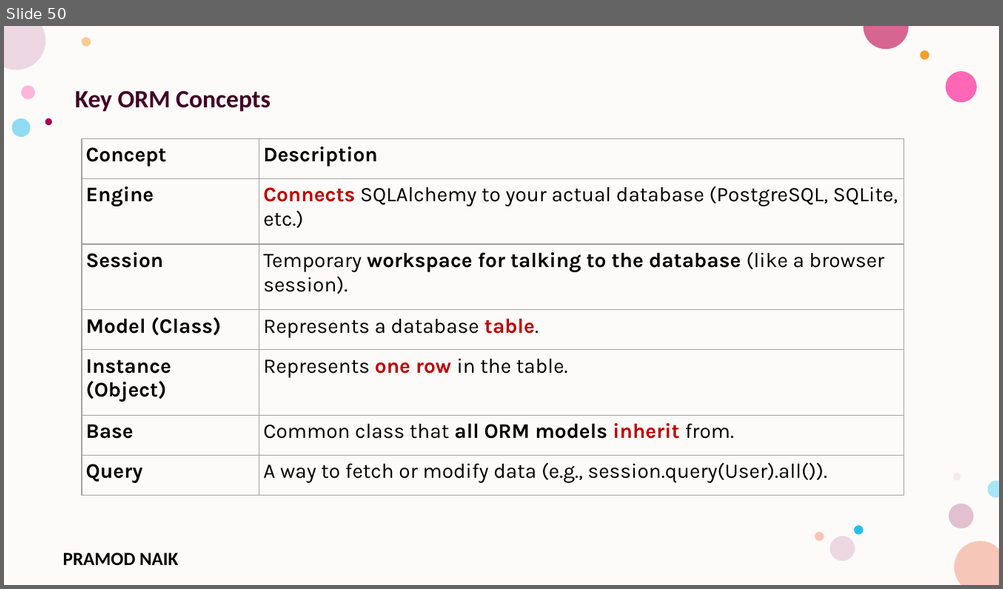
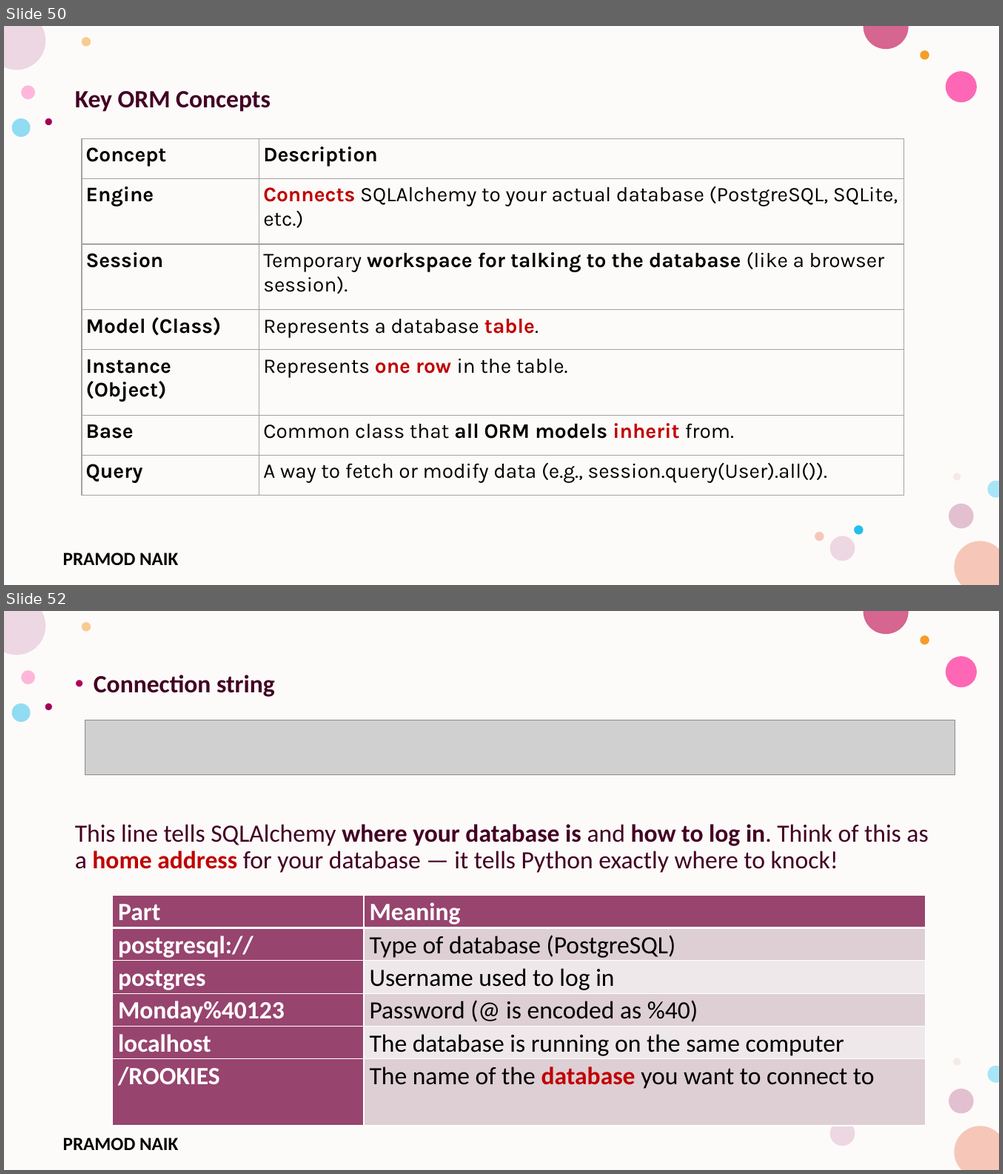
Before and after one commit to PRAMODNAIK-DEV/Backend-Dev-using-Python-FastAPI, a slide deck: FastAPI/FastAPI- Intermediate.pptx. Shown one above the other, each under a label of ours: slide 50 before the commit, slides 50 and 52 after it; the slides between them are not shown. The pictures are 1003x589 and 1003x1174 pixels, drawn with LibreOffice and Linux fonts; fonts in the diff are those of the drawing; grey boxes stand for pictures; background and template pictures are left out. Boxes give left, top, right and bottom in pixels: in the first picture for what was removed or moved away, otherwise in the second. Text is boxed around its words. In the diff, an @@ line names an element or a change of style, - is before the commit and + after.

Commit message:
FastAPI + PostgreSQL

```diff
--- a/FastAPI/FastAPI- Intermediate.pptx
+++ b/FastAPI/FastAPI- Intermediate.pptx
@@ slide 52 added at [4, 611, 999, 1170], background #FFFFFF; not listed: 17 template elements that a slide beside it also shows @@
@@ text added at [75, 675, 928, 873], 24 pt, text #420023 @@
+• Connection string
+This line tells SQLAlchemy where your database is and how to log in. Think of this as a home address for your database — it tells Python exactly where to knock!
@@ picture added at [85, 720, 955, 775] @@
@@ table added at [112, 895, 925, 1126], 6 rows, 2 columns @@
+Part | Meaning
+postgresql:// | Type of database (PostgreSQL)
+postgres | Username used to log in
+Monday%40123 | Password (@ is encoded as %40)
+localhost | The database is running on the same computer
+/ROOKIES | The name of the database you want to connect to
```
Also in this commit, not shown: 1 slide changed, 8 other slides added, 5 slides removed, 5 other files.
